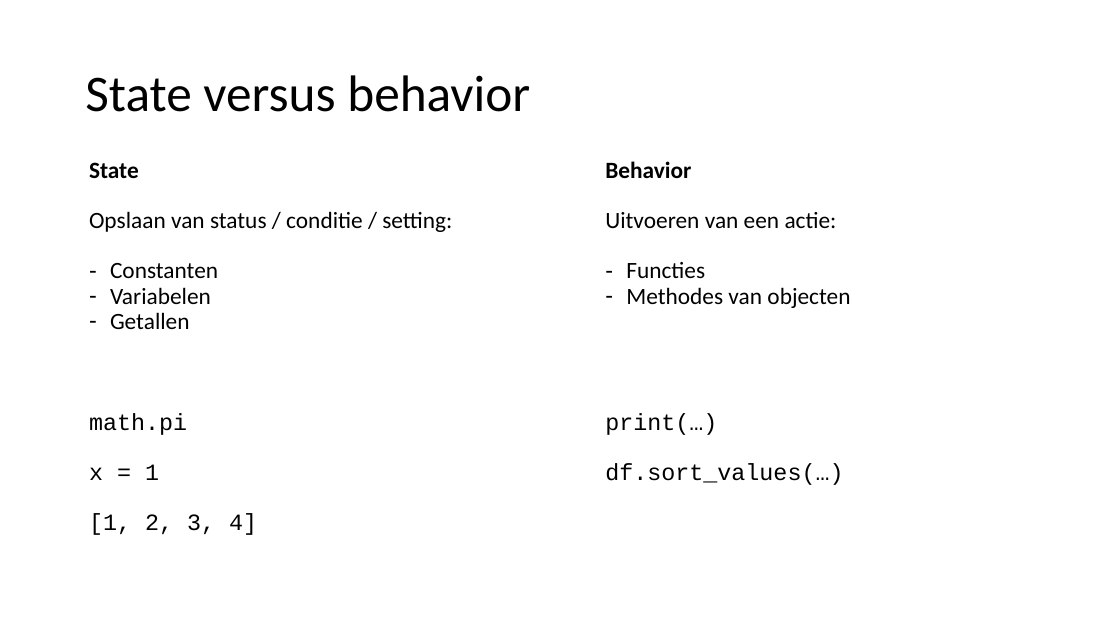
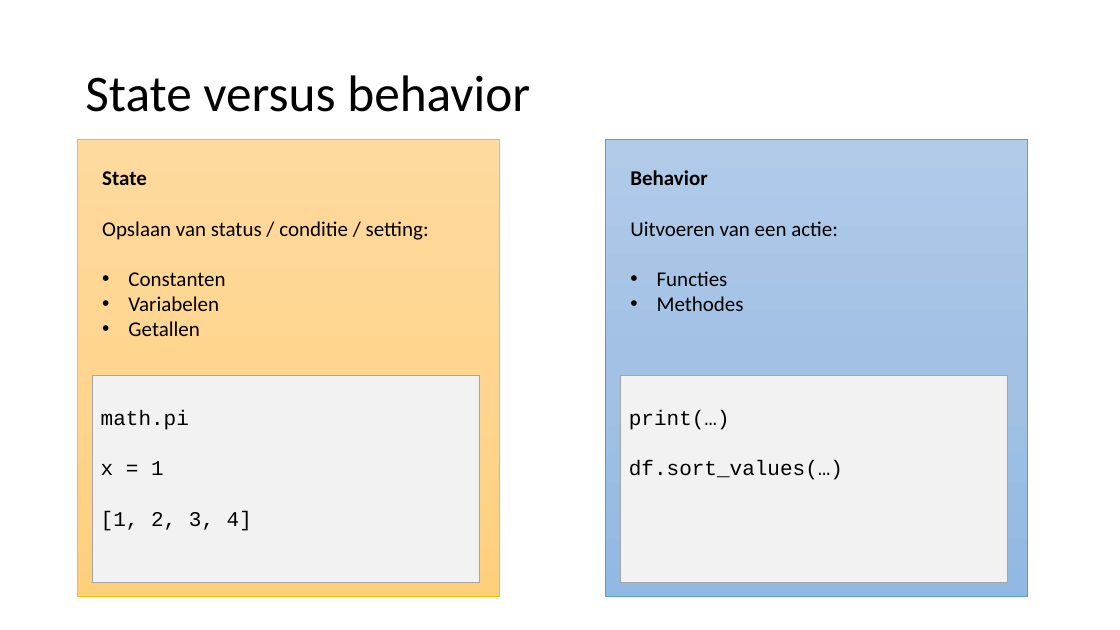
Before and after one commit to LFKoning/knowledge-sharing, a slide deck: slide 3 of objects/python_objects.pptx. Drawn at 1120x630 pixels with LibreOffice and Linux fonts; fonts in the diff are those of the drawing. Boxes give left, top, right and bottom in pixels: in the first picture for what was removed or moved away, otherwise in the second. Text is boxed around its words. In the diff, an @@ line names an element or a change of style, - is before the commit and + after.

```diff
--- a/objects/python_objects.pptx
+++ b/objects/python_objects.pptx
@@ rectangle "State": place and size @@
-rectangle "State" at [89, 162, 452, 535]
+rectangle "State" at [77, 139, 500, 597]
@@ rectangle "State" at [77, 139, 500, 597]: size 20 to 18 pt; line spacing 0.9 to 1; bullet - to •; fill none to gradient #FFDB9E to #FFD590 to #FFD07C; outline none to #FFC000 0.5 pt @@
@@ rectangle "Behavior": place and size @@
-rectangle "Behavior" at [605, 161, 850, 485]
+rectangle "Behavior" at [605, 139, 1028, 597]
@@ rectangle "Behavior" at [605, 139, 1028, 597]: fill none to gradient #B1CBE9 to #A3C1E5 to #93B9E4; outline none to #5B9BD5 0.5 pt @@
@@ text in rectangle at [630, 170, 838, 286]: size 20 to 18 pt in "Behavior", "Uitvoeren van een actie:", "Functies"; line spacing 0.9 to 1; bullet - to • @@
@@ text in rectangle at [657, 296, 744, 311]: text changed; size 20 to 18 pt; font Courier New to Calibri @@
-– Methodes van objecten
-print(…)
-df.sort_values(…)
+• Methodes
@@ rectangle added at [92, 376, 480, 583], fill #F2F2F2, outline #A5A5A5 0.5 pt, 18 pt, text #000000 @@
+math.pi
+x = 1
+[1, 2, 3, 4]
@@ rectangle added at [621, 376, 1008, 583], fill #F2F2F2, outline #A5A5A5 0.5 pt, 18 pt, text #000000 @@
+print(…)
+df.sort_values(…)
@@ text in rectangle at [89, 413, 257, 535]: paragraphs removed @@
-math.pi
-x = 1
-[1, 2, 3, 4]
```
Also in this commit, not shown: 1 other slide changed, 2 other files.
